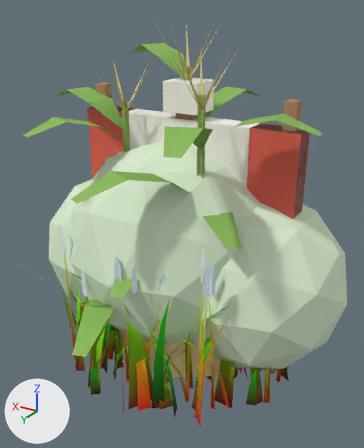
One commit to the glTF model godot/models/roadside.glb: the scene before it, then after it.
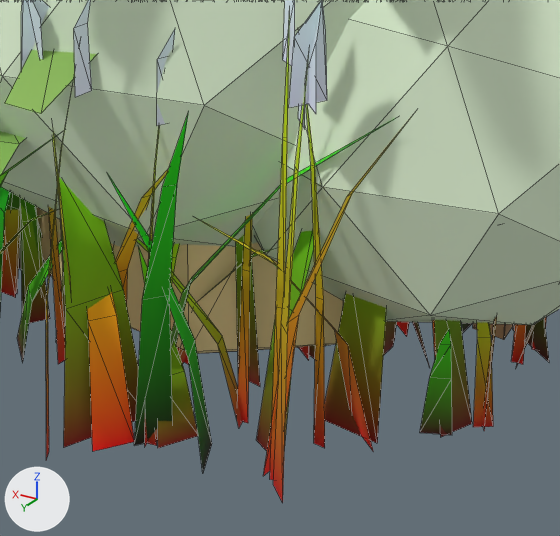
The first picture shows the older version from a 50 mm lens placed at (-1.48, 2.54, 2.14), pointed at (0.02, 0.03, 0.88). The close-ups show the older and then the newer version on the part from 30% to 80% of the width and 58% to 98% of the height of that picture. Only the edits that show in the close-ups are written down. Lighting does not change. The marker at lower left points along +X, +Y and +Z. The close-ups show mesh edges as thin lines.

In view in the first close-up: 'BushCluster', 'Corn', 'GrassPatch', 'GrassPatchLow', 'HayBale', 'WheatPatch', 'WheatPatchLow' and 1 more.
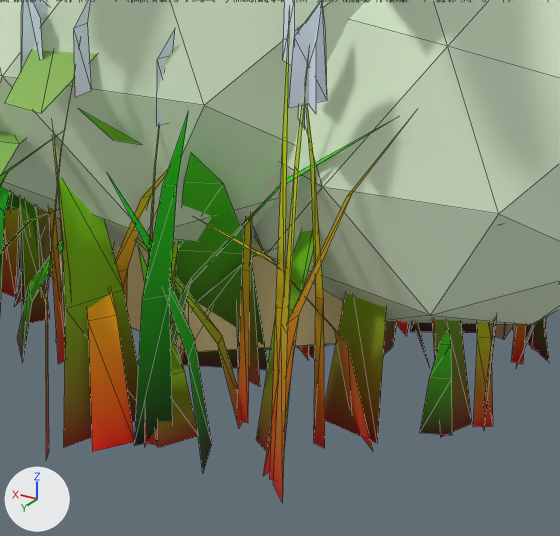
Where the change shows, as pixel boxes [x1, y1, x2, y2] in the close-ups (560 x 536 px):
```json
{"object": "GrassTuft", "change": "added", "after": [14, 109, 477, 370], "on screen": "mostly hidden"}
```

Edits to the scene script, one JSON object a line:
```json
{"op": "add", "block": "me_grasstuft", "code": ["me_grasstuft = bpy.data.meshes.new('GrassTuft')", "me_grasstuft.from_pydata(...)  # 98 vertices, 70 faces; spans x -0.618..0.576, y -0.612..0.881, z 0.0..0.939", "me_grasstuft.materials.append(mat_blade)"]}
{"op": "add", "block": "ob_grasstuft", "code": ["ob_grasstuft = bpy.data.objects.new('GrassTuft', me_grasstuft)", "ob_grasstuft.location = (0.0, 0.0, 0.0)"]}
```
